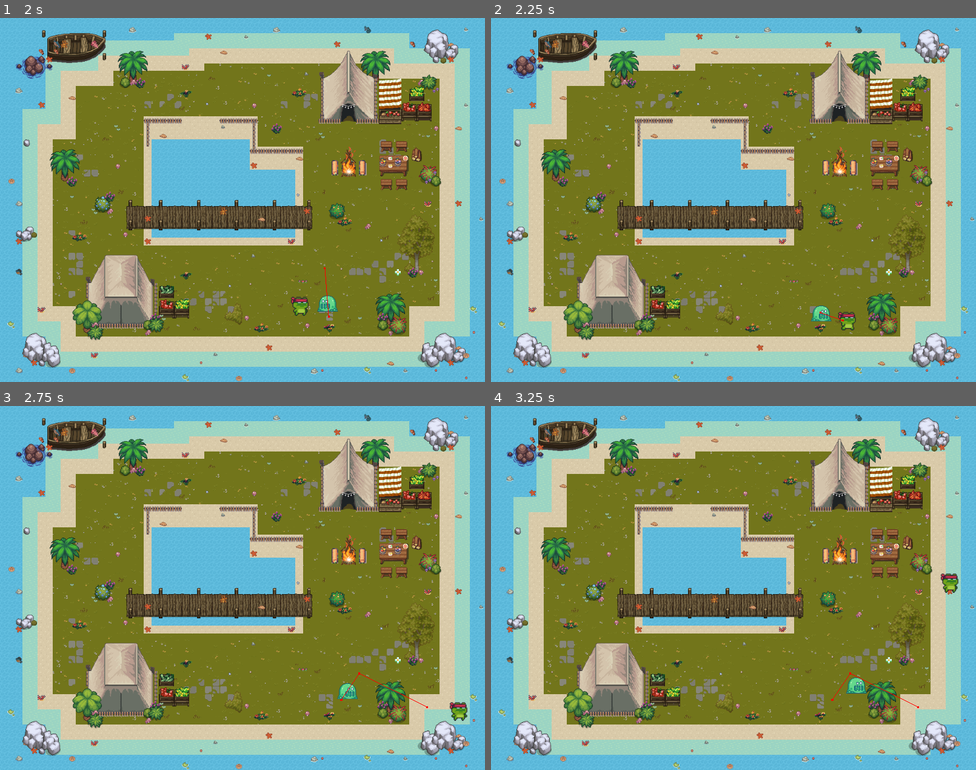
Above: before the commit, frames 1-4 (two rows, left to right).
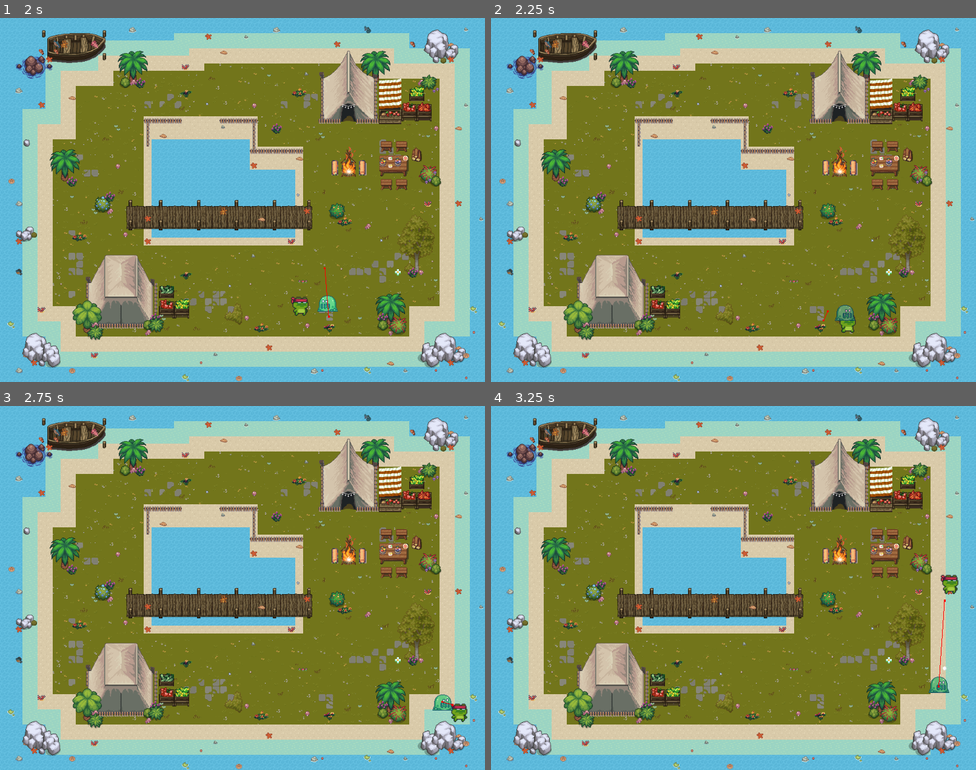
Above: after the commit, the same moments.

Repository: duynguyen-workspace/cosc2634-asm3-team6
Game: Godot game, scene res://models/level_base/levels/level_1.tscn
Same seed, same stepped clock (60 frames per second), same inputs: the game is played once before the commit and once after it. The project has no main scene, so this scene is started directly. Sound files missing from this copy of the repository are replaced by a short silence.
Inputs:
- Up to frame 1 (2 s): hold D (Right) 0.53-1.28 s; tap Shift (Dash) at 0.6, 1.35 s; hold S (Down) from 1.28 s (still down)
- Up to frame 2 (2.25 s): release S (Down) at 2.03 s; hold D (Right) from 2.03 s (still down); tap Shift (Dash) at 2.1 s
- Up to frame 3 (2.75 s): keep holding D (Right)
- Up to frame 4 (3.25 s): release D (Right) at 2.78 s; hold W (Up) from 2.78 s (still down); tap Shift (Dash) at 2.85 s

Frame 1 is identical in both runs. In frame 2, 0.4% of the frame differs, in the area x 66-76%, y 78-87%; in frame 3, 0.4%; in frame 4, 0.5%, in the area x 70-97%, y 46-83%.

Commit message:
update boss and player scene
update characters and objects scene (explosion, bullet), set up layer for enemies, rename some scenes and nodes

Diff:
--- a/models/characters/enemy/boss/boss.gd
+++ b/models/characters/enemy/boss/boss.gd
@@ -126,7 +126,7 @@
 			set_nav_to_player()
 		ENEMY_STATE.CHASING:
 			SoundManager.play_gasp(sound)
-			animation_player.play("alert")
+			animation_player.play("chase")
 
 func update_state() -> void:
 	var new_state = _state
--- a/models/characters/enemy/boss/boss.tscn
+++ b/models/characters/enemy/boss/boss.tscn
@@ -196,6 +196,8 @@
 }
 
 [node name="Boss" type="CharacterBody2D"]
+collision_layer = 8
+collision_mask = 5
 script = ExtResource("1_3yjww")
 
 [node name="AnimatedSprite2D" type="AnimatedSprite2D" parent="."]
--- a/models/characters/player/player.tscn
+++ b/models/characters/player/player.tscn
@@ -184,7 +184,7 @@
 [node name="Player" type="CharacterBody2D" groups=["player"]]
 scale = Vector2(0.4, 0.4)
 collision_layer = 4
-collision_mask = 3
+collision_mask = 11
 script = ExtResource("1_65km6")
 
 [node name="AnimatedSprite2D" type="AnimatedSprite2D" parent="."]
--- a/models/objects/boom/boom.gd
+++ b/models/objects/boom/boom.gd
@@ -5,11 +5,9 @@
 func _ready():
 	pass # Replace with function body.
 
-
 # Called every frame. 'delta' is the elapsed time since the previous frame.
 func _process(delta):
 	pass
 
-
 func _on_sound_finished():
 	queue_free()
--- a/models/objects/boom/boom.tscn
+++ b/models/objects/boom/boom.tscn
@@ -1,68 +1,68 @@
 [gd_scene load_steps=11 format=3 uid="uid://bpuwo3li1mbqo"]
 
-[ext_resource type="Texture2D" uid="uid://cextnuen284pp" path="res://assets/spritesheets/EXPLOSION_ANIMATION.png" id="1_ad1jd"]
-[ext_resource type="AudioStream" uid="uid://8vqwy5onq2v" path="res://assets/sounds/sfx_exp_medium4.wav" id="2_eg8ue"]
-[ext_resource type="Script" path="res://boom/boom.gd" id="2_q46t1"]
+[ext_resource type="Texture2D" uid="uid://ejtlnmfkesjw" path="res://assets/spritesheets/EXPLOSION_ANIMATION.png" id="1_ad1jd"]
+[ext_resource type="AudioStream" uid="uid://caqvq1etax8ps" path="res://assets/sounds/sfx_exp_medium4.wav" id="2_3qfrr"]
+[ext_resource type="Script" path="res://models/objects/boom/boom.gd" id="2_5dcoo"]
 
-[sub_resource type="AtlasTexture" id="AtlasTexture_f3b8v"]
+[sub_resource type="AtlasTexture" id="AtlasTexture_x23gd"]
 atlas = ExtResource("1_ad1jd")
 region = Rect2(0, 0, 32, 32)
 
-[sub_resource type="AtlasTexture" id="AtlasTexture_5cn4o"]
+[sub_resource type="AtlasTexture" id="AtlasTexture_mgdmk"]
 atlas = ExtResource("1_ad1jd")
 region = Rect2(32, 0, 32, 32)
 
-[sub_resource type="AtlasTexture" id="AtlasTexture_6qaib"]
+[sub_resource type="AtlasTexture" id="AtlasTexture_uu33j"]
 atlas = ExtResource("1_ad1jd")
 region = Rect2(64, 0, 32, 32)
 
-[sub_resource type="AtlasTexture" id="AtlasTexture_oy6hb"]
+[sub_resource type="AtlasTexture" id="AtlasTexture_kld2y"]
 atlas = ExtResource("1_ad1jd")
 region = Rect2(96, 0, 32, 32)
 
-[sub_resource type="AtlasTexture" id="AtlasTexture_t0ijy"]
+[sub_resource type="AtlasTexture" id="AtlasTexture_87ji5"]
 atlas = ExtResource("1_ad1jd")
 region = Rect2(128, 0, 32, 32)
 
-[sub_resource type="AtlasTexture" id="AtlasTexture_copht"]
+[sub_resource type="AtlasTexture" id="AtlasTexture_1msr5"]
 atlas = ExtResource("1_ad1jd")
 region = Rect2(160, 0, 32, 32)
 
-[sub_resource type="SpriteFrames" id="SpriteFrames_snh07"]
+[sub_resource type="SpriteFrames" id="SpriteFrames_lfg2o"]
 animations = [{
 "frames": [{
 "duration": 1.0,
-"texture": SubResource("AtlasTexture_f3b8v")
+"texture": SubResource("AtlasTexture_x23gd")
 }, {
 "duration": 1.0,
-"texture": SubResource("AtlasTexture_5cn4o")
+"texture": SubResource("AtlasTexture_mgdmk")
 }, {
 "duration": 1.0,
-"texture": SubResource("AtlasTexture_6qaib")
+"texture": SubResource("AtlasTexture_uu33j")
 }, {
 "duration": 1.0,
-"texture": SubResource("AtlasTexture_oy6hb")
+"texture": SubResource("AtlasTexture_kld2y")
 }, {
 "duration": 1.0,
-"texture": SubResource("AtlasTexture_t0ijy")
+"texture": SubResource("AtlasTexture_87ji5")
 }, {
 "duration": 1.0,
-"texture": SubResource("AtlasTexture_copht")
+"texture": SubResource("AtlasTexture_1msr5")
 }],
 "loop": false,
 "name": &"default",
-"speed": 10.0
+"speed": 6.0
 }]
 
 [node name="Boom" type="AnimatedSprite2D"]
-sprite_frames = SubResource("SpriteFrames_snh07")
+sprite_frames = SubResource("SpriteFrames_lfg2o")
 autoplay = "default"
 frame = 5
 frame_progress = 1.0
-script = ExtResource("2_q46t1")
+script = ExtResource("2_5dcoo")
 
 [node name="Sound" type="AudioStreamPlayer2D" parent="."]
-stream = ExtResource("2_eg8ue")
+stream = ExtResource("2_3qfrr")
 autoplay = true
 
 [connection signal="finished" from="Sound" to="." method="_on_sound_finished"]
--- a/models/objects/bullet/bullet.gd
+++ b/models/objects/bullet/bullet.gd
@@ -11,7 +11,6 @@
 func _ready():
 	look_at(_target_position)
 
-
 # Called every frame. 'delta' is the elapsed time since the previous frame.
 func _process(delta):
 	position += SPEED * delta * _travel_direction
@@ -20,7 +19,6 @@
 	_travel_direction = start_pos.direction_to(target)
 	_target_position = target
 	global_position = start_pos
-
 
 func create_explosion():
 	var explosion = boom_scene.instantiate()
--- a/models/objects/bullet/bullet.tscn
+++ b/models/objects/bullet/bullet.tscn
@@ -18,7 +18,9 @@
 shape = SubResource("CircleShape2D_l74lv")
 
 [node name="LifeTimer" type="Timer" parent="."]
-wait_time = 5.0
+wait_time = 10.0
 one_shot = true
+autostart = true
 
+[connection signal="body_entered" from="." to="." method="_on_body_entered"]
 [connection signal="timeout" from="LifeTimer" to="." method="_on_life_timer_timeout"]
--- a/project.godot
+++ b/project.godot
@@ -66,6 +66,7 @@
 2d_physics/layer_1="tiles"
 2d_physics/layer_2="bullet"
 2d_physics/layer_3="player"
+2d_physics/layer_4="enemies"
 
 [rendering]
 
